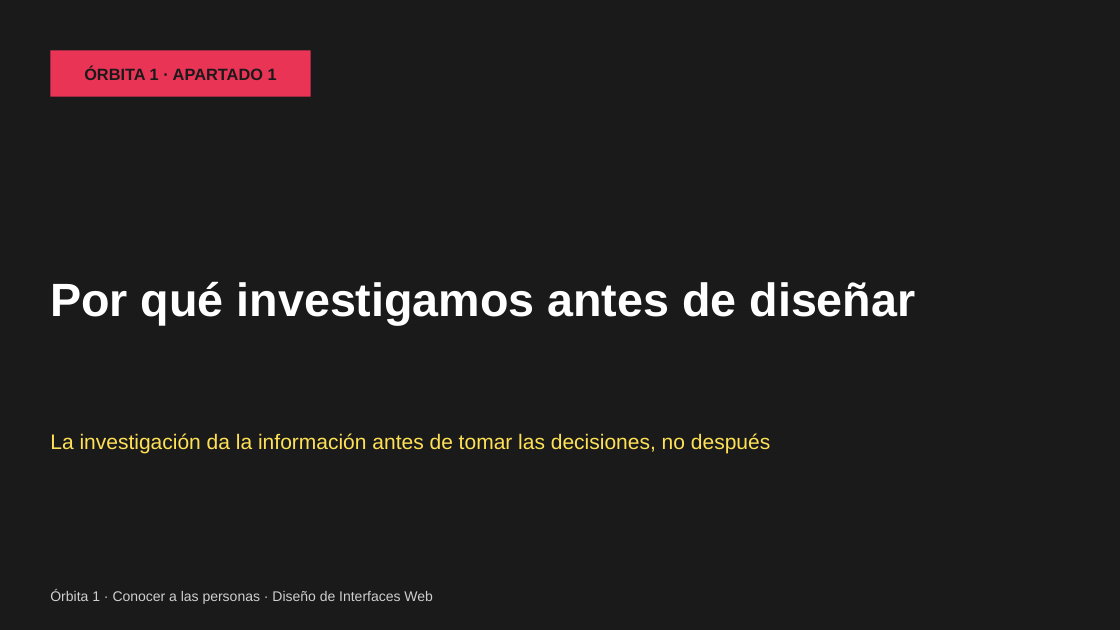
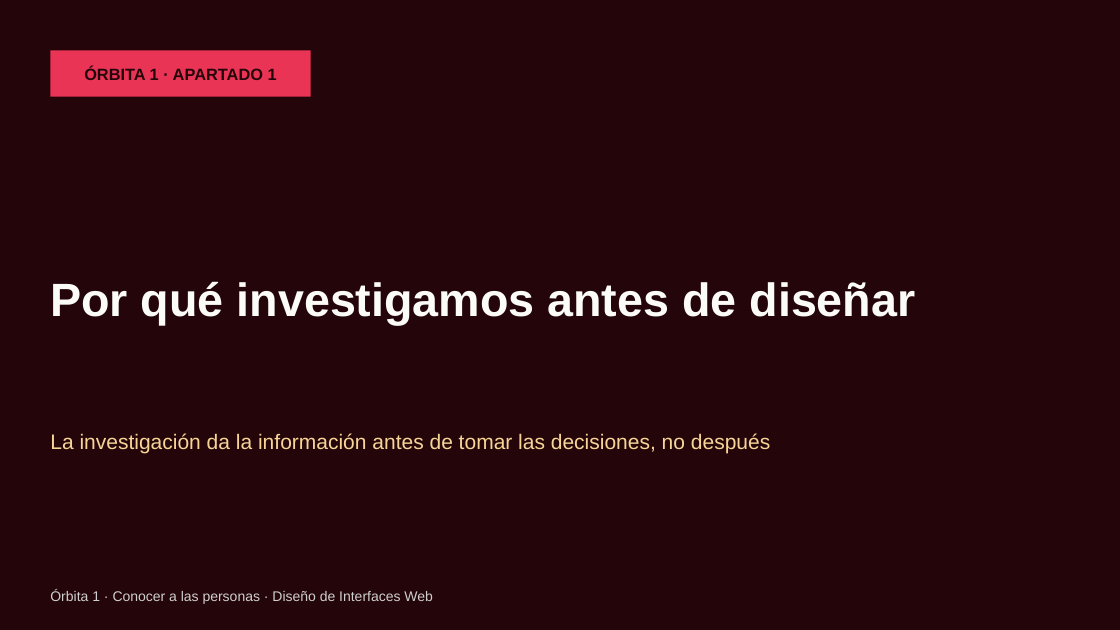
Before and after one commit to envasador/diseno-interfaces-web, a slide deck: slide 1 of docs/orbitas/orbita1/slides/pptx/orbita1_01_por_que_investigamos.pptx. Drawn at 1120x630 pixels with LibreOffice and Linux fonts; fonts in the diff are those of the drawing. Boxes give left, top, right and bottom in pixels: in the first picture for what was removed or moved away, otherwise in the second. Text is boxed around its words. In the diff, an @@ line names an element or a change of style, - is before the commit and + after.

Commit message:
Curso 2026 | 2027 - Nuevas órbitas.

```diff
--- a/docs/orbitas/orbita1/slides/pptx/orbita1_01_por_que_investigamos.pptx
+++ b/docs/orbitas/orbita1/slides/pptx/orbita1_01_por_que_investigamos.pptx
@@ background #1A1A1A to #240509 @@
@@ text "ÓRBITA 1 · APARTADO 1" at (84, 66, 277, 80): text colour #1A1A1A to #240509 @@
@@ text "Por qué investigamos antes de ..." at (50, 281, 916, 326): text colour #FFFFFF to #FBFBF8 @@
@@ text "La investigación da la información ..." at (50, 433, 770, 453): text colour #FFE156 to #F7D597 @@
```
Also in this commit, not shown: 4 other slides changed, 24 other files.
